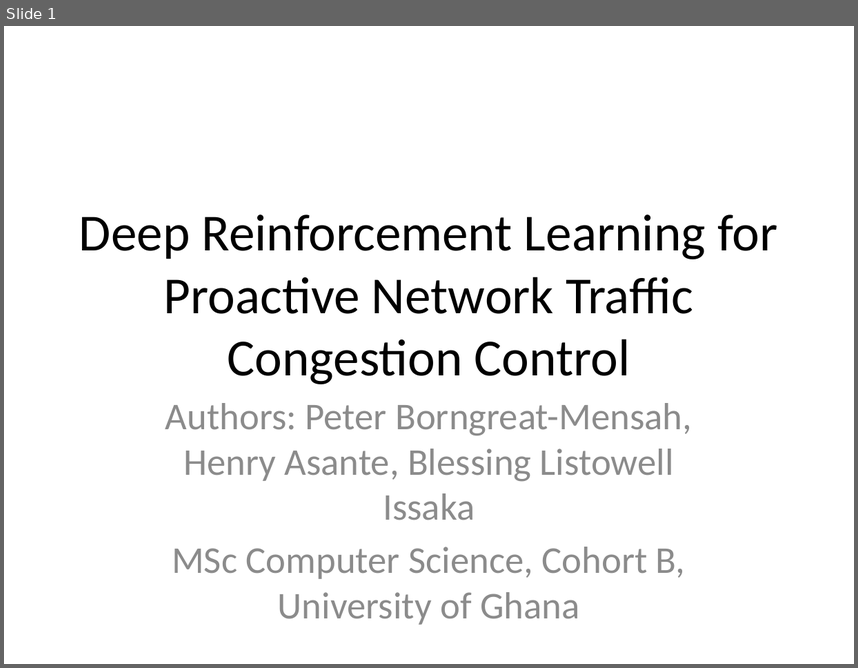
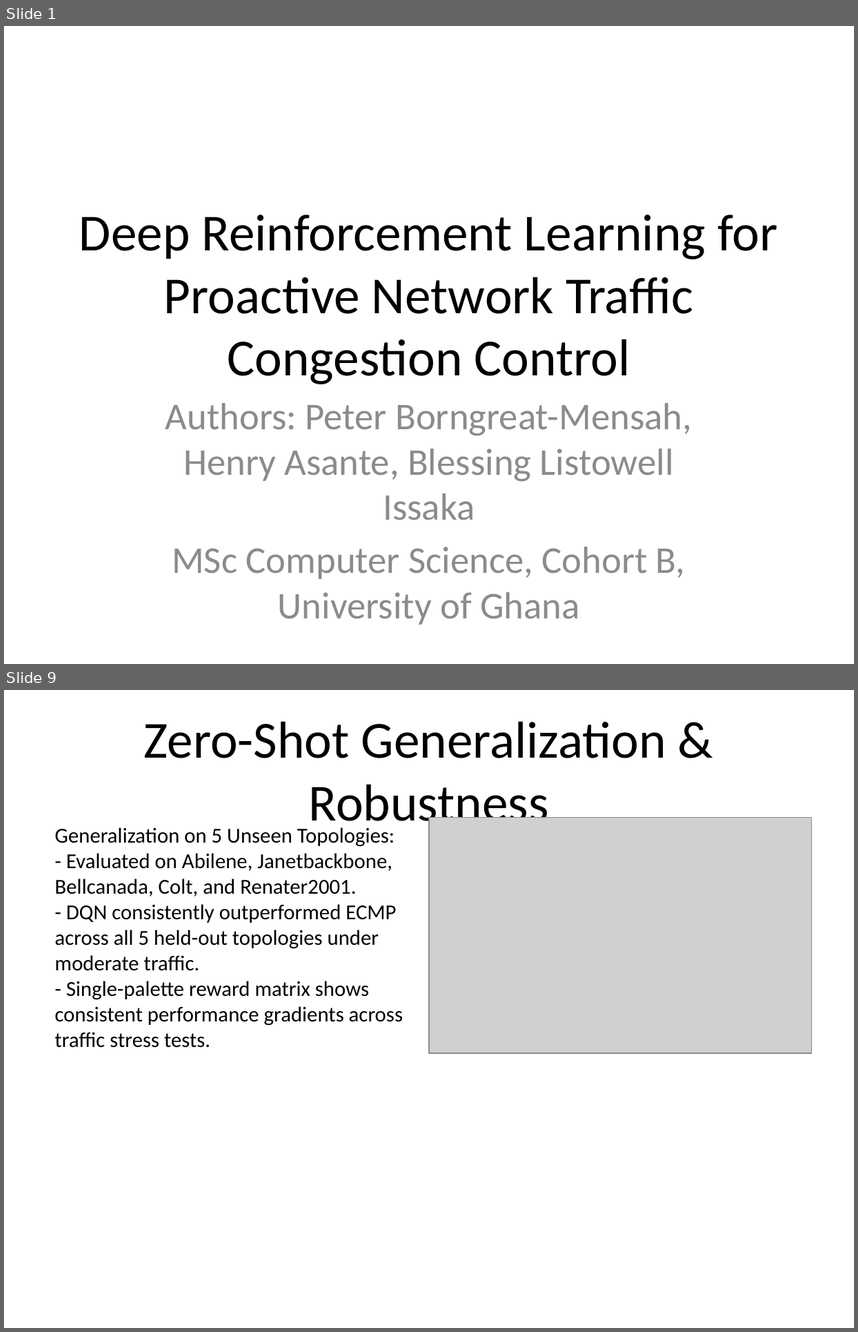
Before and after one commit to PipetteGh/Deep-Reinforcement-Learning-for-Proactive-Network-Traffic-Congestion-Control-and-Load-Balancing, a slide deck: final_presentation.pptx. Shown one above the other, each under a label of ours: slide 1 before the commit, slides 1 and 9 after it; the slides between them are not shown. The pictures are 858x668 and 858x1332 pixels, drawn with LibreOffice and Linux fonts; fonts in the diff are those of the drawing; grey boxes stand for pictures. Boxes give left, top, right and bottom in pixels: in the first picture for what was removed or moved away, otherwise in the second. Text is boxed around its words. In the diff, an @@ line names an element or a change of style, - is before the commit and + after.

```diff
--- a/final_presentation.pptx
+++ b/final_presentation.pptx
@@ slide 9 added at [4,690,854,1328], background #FFFFFF @@
@@ title added at [144,721,666,833], 44 pt, text #000000 @@
+Zero-Shot Generalization & Robustness
@@ text added at [55,827,403,1047], 18 pt, text #000000 @@
+Generalization on 5 Unseen Topologies:
+- Evaluated on Abilene, Janetbackbone, Bellcanada, Colt, and Renater2001.
+- DQN consistently outperformed ECMP across all 5 held-out topologies under moderate traffic.
+- Single-palette reward matrix shows consistent performance gradients across traffic stress tests.
@@ picture added at [429,818,811,1053] @@
```
Also in this commit, not shown: 5 slides changed, 3 other slides added, 6 slides removed, 17 other files.
